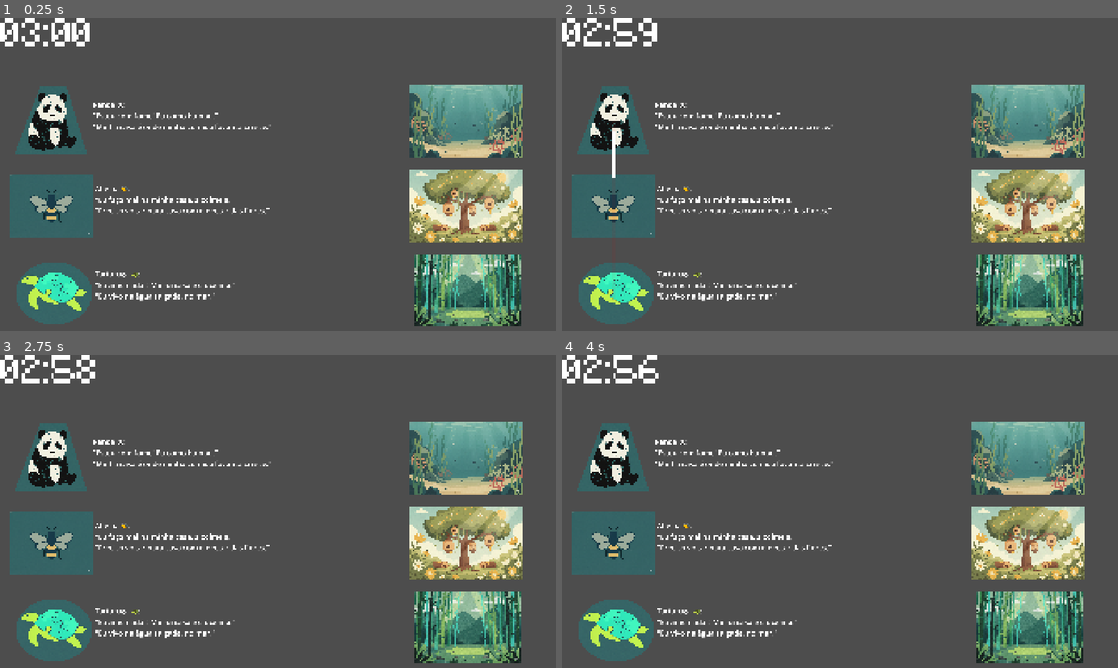
Above: before the commit, frames 1-4 (two rows, left to right).
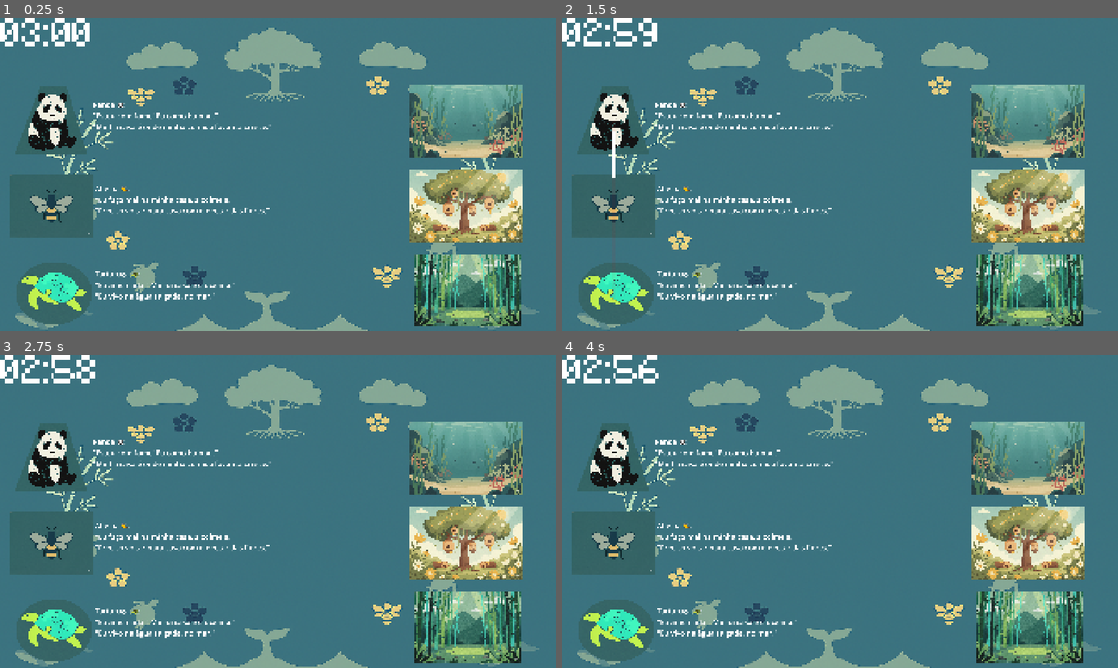
Above: after the commit, the same moments.

Repository: Estefano-Alfredo/Jogo-ASSARTE
Game: Godot game, scene res://Nos de Nivel/Nivel 3/Nivel 3.tscn
Two runs of this game, one before a commit and one after it. Both use one fixed random seed, a clock stepped at 60 frames per second and the inputs below. This scene is started directly instead of the project's main scene.
Inputs (mouse positions are in pixels of both pictures, inside the frame that each line leads up to):
- Up to frame 1 (0.25 s): no input
- Up to frame 2 (1.5 s): tap Enter at 0.5 s; drag from (612, 290) to (612, 121) at 0.52 s; drag from (612, 121) to (612, 290) at 1.27 s
- Up to frame 3 (2.75 s): move the mouse to (50, 542) at 2.02 s; click (50, 542) at 2.17 s
- Up to frame 4 (4 s): tap Space at 2.75 s; drag from (812, 574) to (612, 458) at 2.77 s; tap Enter at 3.5 s; move the mouse to (1006, 558) at 3.52 s; click (1006, 558) at 3.67 s

The runs differ from the first frame. In frame 1, 77% of the frame differs, in the area x 0-100%, y 0-100%; in frame 2, 77%; in frame 3, 77%; in frame 4, 77%.

Commit message:
ultimo commit

Diff:
--- a/bio-geometria/bio-geometria/Nos de Menu/relatorio_final.tscn
+++ b/bio-geometria/bio-geometria/Nos de Menu/relatorio_final.tscn
@@ -40,11 +40,13 @@
 
 [node name="LabelNomeJogador" type="Label" parent="CenterContainer/VBoxContainer"]
 layout_mode = 2
-text = "Desempenho de ->"
+theme_override_font_sizes/font_size = 30
+text = "Desempenho de:"
 horizontal_alignment = 1
 
 [node name="LabelFase1" type="Label" parent="CenterContainer/VBoxContainer"]
 layout_mode = 2
+theme_override_font_sizes/font_size = 25
 text = "FASE 1 "
 horizontal_alignment = 1
 
@@ -54,6 +56,7 @@
 
 [node name="LabelFase2" type="Label" parent="CenterContainer/VBoxContainer"]
 layout_mode = 2
+theme_override_font_sizes/font_size = 25
 text = "FASE 2"
 horizontal_alignment = 1
 
@@ -63,6 +66,7 @@
 
 [node name="LabelFase3" type="Label" parent="CenterContainer/VBoxContainer"]
 layout_mode = 2
+theme_override_font_sizes/font_size = 25
 text = "FASE 3"
 horizontal_alignment = 1
 
@@ -72,6 +76,7 @@
 
 [node name="LabelGeral" type="Label" parent="CenterContainer/VBoxContainer"]
 layout_mode = 2
+theme_override_font_sizes/font_size = 25
 text = "GERAL"
 horizontal_alignment = 1
 
@@ -81,6 +86,7 @@
 
 [node name="VoltaraoMenu" type="Button" parent="CenterContainer/VBoxContainer"]
 layout_mode = 2
+theme_override_font_sizes/font_size = 20
 text = "Voltar ao Menu"
 
 [connection signal="pressed" from="CenterContainer/VBoxContainer/VoltaraoMenu" to="." method="_on_voltarao_menu_pressed"]
--- a/bio-geometria/bio-geometria/Nos de Nivel/Nivel 3/Nivel 3.tscn
+++ b/bio-geometria/bio-geometria/Nos de Nivel/Nivel 3/Nivel 3.tscn
@@ -1,6 +1,7 @@
-[gd_scene load_steps=16 format=3 uid="uid://17ogntdwrtne"]
+[gd_scene load_steps=17 format=3 uid="uid://17ogntdwrtne"]
 
 [ext_resource type="Script" uid="uid://bjlq4fneskhry" path="res://Nos de Nivel/Nivel 3/nivel_3.gd" id="1_i4ref"]
+[ext_resource type="Texture2D" uid="uid://dkkwqqr12siqv" path="res://Assets/fase3.png" id="2_g5442"]
 [ext_resource type="Texture2D" uid="uid://b18k7mh7icsp3" path="res://Jogo-ASSARTE-main/Artes para jogo/tartaruga - circulo fase 2.png" id="2_trea3"]
 [ext_resource type="Texture2D" uid="uid://0gcbl6c5j8y4" path="res://Jogo-ASSARTE-main/Artes para jogo/habitat tartaruga - fase 2.png" id="3_u5ayr"]
 [ext_resource type="Texture2D" uid="uid://dsf00bsbay5tx" path="res://Jogo-ASSARTE-main/Artes para jogo/panda- trapezio fase 2.png" id="4_5qb24"]
@@ -30,6 +31,11 @@
 
 [node name="Nivel 3" type="Node2D"]
 script = ExtResource("1_i4ref")
+
+[node name="TextureRect" type="TextureRect" parent="."]
+offset_right = 1920.0
+offset_bottom = 1081.0
+texture = ExtResource("2_g5442")
 
 [node name="Animais" type="Node2D" parent="."]
 
Binary file added: bio-geometria/bio-geometria/Assets/fase3.png
Not shown, added: bio-geometria/bio-geometria/Assets/fase3.png.import
Not shown, changed: bio-geometria/bio-geometria/export_presets.cfg
